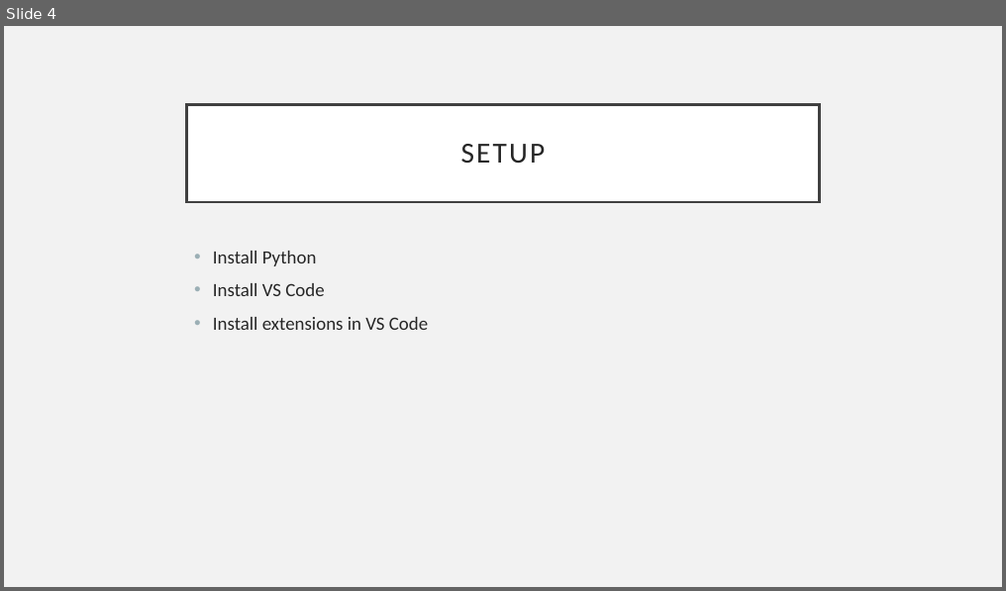
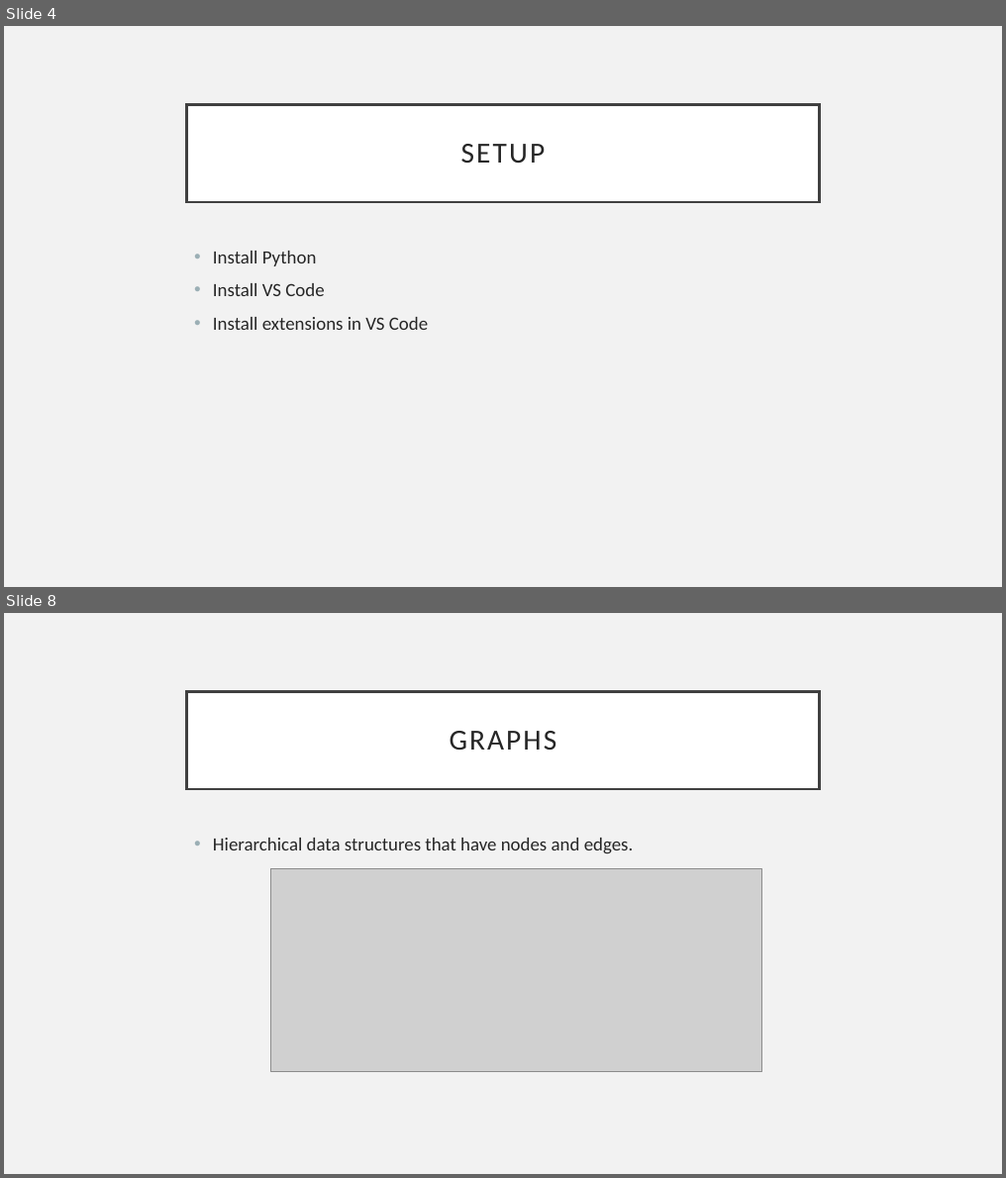
Before and after one commit to RavinaGaikawad/PythonProgrammingCourse, a slide deck: PythonCourse.pptx. Shown one above the other, each under a label of ours: slide 4 before the commit, slides 4 and 8 after it; the slides between them are not shown. The pictures are 1006x591 and 1006x1178 pixels, drawn with LibreOffice and Linux fonts; fonts in the diff are those of the drawing; grey boxes stand for pictures. Boxes give left, top, right and bottom in pixels: in the first picture for what was removed or moved away, otherwise in the second. Text is boxed around its words. In the diff, an @@ line names an element or a change of style, - is before the commit and + after.

```diff
--- a/PythonCourse.pptx
+++ b/PythonCourse.pptx
@@ slide 8 added at box(4, 613, 1002, 1174), background #F2F2F2 @@
@@ title added at box(187, 691, 819, 789), fill #FFFFFF, outline #404040 2.5 pt, 28 pt, text #262626 @@
+GRAPHS
@@ text added at box(213, 838, 634, 855), 18 pt, text #262626 @@
+• Hierarchical data structures that have nodes and edges.
@@ picture added at box(270, 869, 761, 1072) @@
```
Also in this commit, not shown: 10 other slides added.
